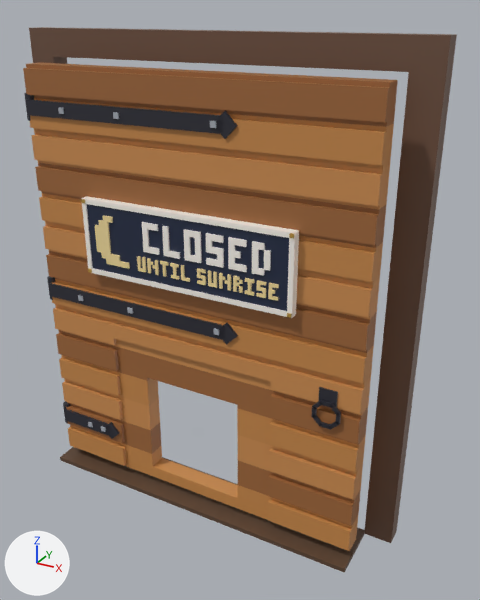
One commit to the FBX model assets/cat-cafe/exports/CatCafe_Door_LogCabin_Back.fbx: the scene before it, then after it.
One viewpoint serves both versions: a 50 mm camera at (0.0538, -0.0829, 0.0825) aimed at (0.0058, 0.0045, 0.0389). The axes (+X, +Y, +Z) are drawn at lower left. The lights are the same throughout. The picture after the commit comes second. Where no turn or scale is listed for an object, it has been applied to the vertices.

The older version as bpy lines, for what is in view:
```python
me_catcafe_door_logcabin_back_leaf = bpy.data.meshes.new('CatCafe_Door_LogCabin_Back_Leaf')
me_catcafe_door_logcabin_back_leaf.from_pydata(...)  # 512 vertices, 421 faces; spans x -0.0008..0.0585, y -0.0014..0.004, z 0.0022..0.0745
me_catcafe_door_logcabin_back_leaf.materials.append(mat_catcafe_palette)
me_catcafe_door_logcabin_back_sign = bpy.data.meshes.new('CatCafe_Door_LogCabin_Back_Sign')
me_catcafe_door_logcabin_back_sign.from_pydata(...)  # 202 vertices, 186 faces; spans x 0.0107..0.0478, y -0.0023..-0.0007, z 0.0422..0.0548
me_catcafe_door_logcabin_back_sign.materials.append(mat_catcafe_palette)
me_catcafe_door_logcabin_back_sign_bulb = bpy.data.meshes.new('CatCafe_Door_LogCabin_Back_Sign_Bulb')
me_catcafe_door_logcabin_back_sign_bulb.from_pydata(...)  # 352 vertices, 306 faces; spans x 0.013..0.0455, y -0.0022..-0.0019, z 0.0444..0.0525
me_catcafe_door_logcabin_back_sign_bulb.materials.append(mat_catcafe_palette)
ob_catcafe_door_logcabin_back_leaf = bpy.data.objects.new('CatCafe_Door_LogCabin_Back_Leaf', me_catcafe_door_logcabin_back_leaf)
ob_catcafe_door_logcabin_back_leaf.location = (-0.0288, -0.0022, 0.0)
ob_catcafe_door_logcabin_back_sign = bpy.data.objects.new('CatCafe_Door_LogCabin_Back_Sign', me_catcafe_door_logcabin_back_sign)
ob_catcafe_door_logcabin_back_sign.location = (-0.0288, -0.0022, 0.0)
ob_catcafe_door_logcabin_back_sign_bulb = bpy.data.objects.new('CatCafe_Door_LogCabin_Back_Sign_Bulb', me_catcafe_door_logcabin_back_sign_bulb)
ob_catcafe_door_logcabin_back_sign_bulb.location = (-0.0288, -0.0022, 0.0)
# also in view: 'CatCafe_Door_LogCabin_Back' at (0.0, 0.0017, 0.0397)
```
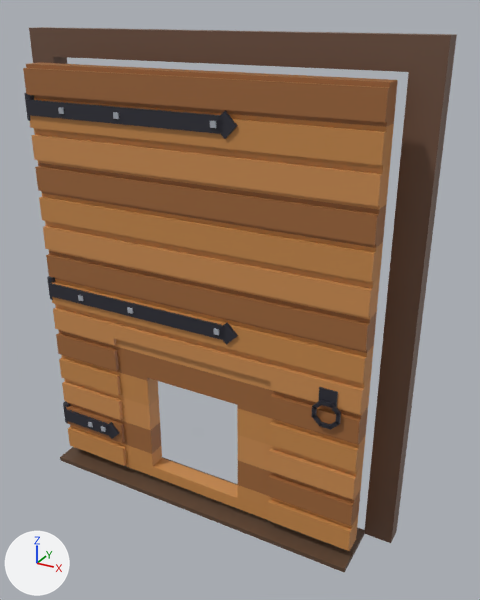
Boxes [x1, y1, x2, y2] around the edits, measured in the pictures (480 x 600 px):
'CatCafe_Door_LogCabin_Back_Sign', deleted
    before: [81, 196, 299, 318]
'CatCafe_Door_LogCabin_Back_Sign_Bulb', deleted
    before: [95, 215, 279, 301]

The change, as a list of edits to the scene's bpy script:
```text
Remove ob_catcafe_door_logcabin_back_sign_bulb:
    ob_catcafe_door_logcabin_back_sign_bulb = bpy.data.objects.new('CatCafe_Door_LogCabin_Back_Sign_Bulb', me_catcafe_door_logcabin_back_sign_bulb)
    ob_catcafe_door_logcabin_back_sign_bulb.location = (-0.0288, -0.0022, 0.0)
Remove ob_catcafe_door_logcabin_back_sign:
    ob_catcafe_door_logcabin_back_sign = bpy.data.objects.new('CatCafe_Door_LogCabin_Back_Sign', me_catcafe_door_logcabin_back_sign)
    ob_catcafe_door_logcabin_back_sign.location = (-0.0288, -0.0022, 0.0)
```
